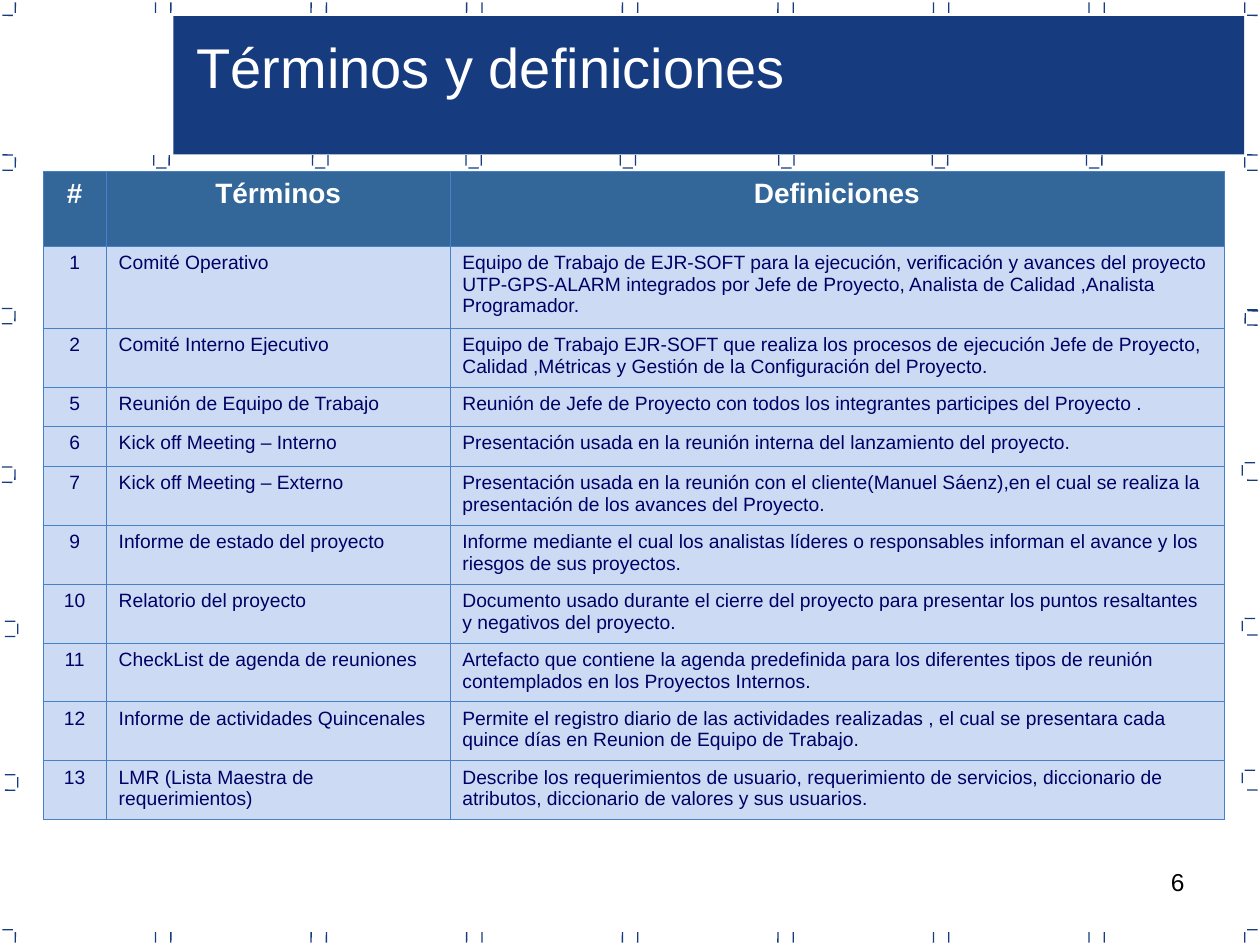
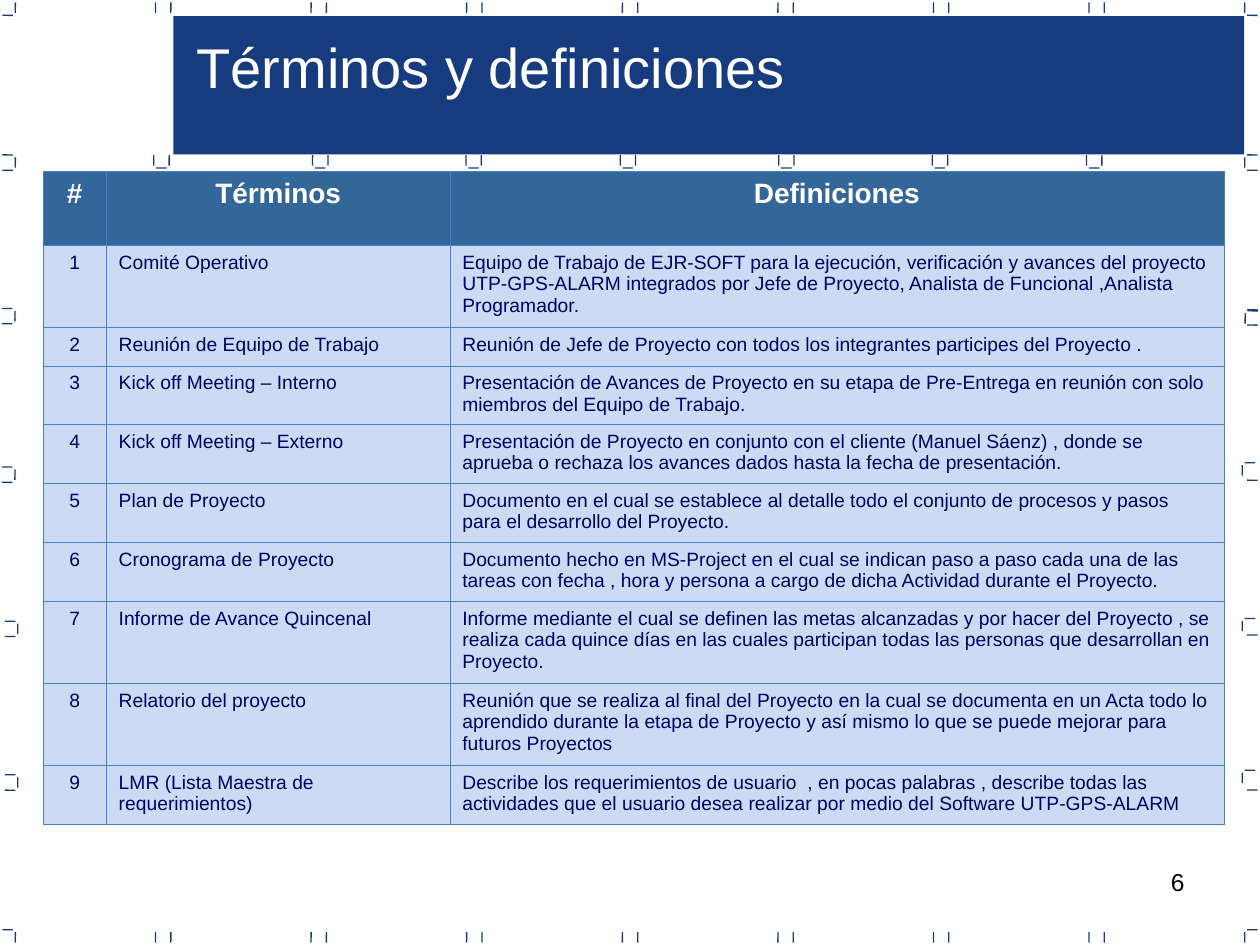
Before and after one commit to lowrider80/UTP-GPS-ALARM, a slide deck: slide 6 of Area_de_Proceso-_PP-PMC/PGPROY_V1.0_2015.ppt. Drawn at 1260x945 pixels with LibreOffice and Linux fonts; fonts in the diff are those of the drawing. Boxes give left, top, right and bottom in pixels: in the first picture for what was removed or moved away, otherwise in the second. Text is boxed around its words. In the diff, an @@ line names an element or a change of style, - is before the commit and + after.

Commit message:
Proceso de Gestion
Proceso de Gestion

```diff
--- a/Area_de_Proceso-_PP-PMC/PGPROY_V1.0_2015.ppt
+++ b/Area_de_Proceso-_PP-PMC/PGPROY_V1.0_2015.ppt
@@ table at [43, 171, 1223, 825] @@
-row 2: 1 | Comité Operativo | Equipo de Trabajo de EJR-SOFT para la ejecución, verificación y avances del proyecto UTP-GPS-ALARM integrados por Jefe de Proyecto, Analista de Calidad ,Analista Programador.
-row 3: 2 | Comité Interno Ejecutivo | Equipo de Trabajo EJR-SOFT que realiza los procesos de ejecución Jefe de Proyecto, Calidad ,Métricas y Gestión de la Configuración del Proyecto.
-row 4: 5 | Reunión de Equipo de Trabajo | Reunión de Jefe de Proyecto con todos los integrantes participes del Proyecto .
-row 5: 6 | Kick off Meeting – Interno | Presentación usada en la reunión interna del lanzamiento del proyecto.
-row 6: 7 | Kick off Meeting – Externo | Presentación usada en la reunión con el cliente(Manuel Sáenz),en el cual se realiza la presentación de los avances del Proyecto.
-row 7: 9 | Informe de estado del proyecto | Informe mediante el cual los analistas líderes o responsables informan el avance y los riesgos de sus proyectos.
-row 8: 10 | Relatorio del proyecto | Documento usado durante el cierre del proyecto para presentar los puntos resaltantes y negativos del proyecto.
-row 9: 11 | CheckList de agenda de reuniones | Artefacto que contiene la agenda predefinida para los diferentes tipos de reunión contemplados en los Proyectos Internos.
-row 10: 12 | Informe de actividades Quincenales | Permite el registro diario de las actividades realizadas , el cual se presentara cada quince días en Reunion de Equipo de Trabajo.
-row 11: 13 | LMR (Lista Maestra de requerimientos) | Describe los requerimientos de usuario, requerimiento de servicios, diccionario de atributos, diccionario de valores y sus usuarios.
+row 2: 1 | Comité Operativo | Equipo de Trabajo de EJR-SOFT para la ejecución, verificación y avances del proyecto UTP-GPS-ALARM integrados por Jefe de Proyecto, Analista de Funcional ,Analista Programador.
+row 3: 2 | Reunión de Equipo de Trabajo | Reunión de Jefe de Proyecto con todos los integrantes participes del Proyecto .
+row 4: 3 | Kick off Meeting – Interno | Presentación de Avances de Proyecto en su etapa de Pre-Entrega en reunión con solo miembros del Equipo de Trabajo.
+row 5: 4 | Kick off Meeting – Externo | Presentación de Proyecto en conjunto con el cliente (Manuel Sáenz) , donde se aprueba o rechaza los avances dados hasta la fecha de presentación.
+row 6: 5 | Plan de Proyecto | Documento en el cual se establece al detalle todo el conjunto de procesos y pasos para el desarrollo del Proyecto.
+row 7: 6 | Cronograma de Proyecto | Documento hecho en MS-Project en el cual se indican paso a paso cada una de las tareas con fecha , hora y persona a cargo de dicha Actividad durante el Proyecto.
+row 8: 7 | Informe de Avance Quincenal | Informe mediante el cual se definen las metas alcanzadas y por hacer del Proyecto , se realiza cada quince días en las cuales participan todas las personas que desarrollan en Proyecto.
+row 9: 8 | Relatorio del proyecto | Reunión que se realiza al final del Proyecto en la cual se documenta en un Acta todo lo aprendido durante la etapa de Proyecto y así mismo lo que se puede mejorar para futuros Proyectos
+row 10: 9 | LMR (Lista Maestra de requerimientos) | Describe los requerimientos de usuario , en pocas palabras , describe todas las actividades que el usuario desea realizar por medio del Software UTP-GPS-ALARM
```
Also in this commit, not shown: 19 other slides changed, 1 slide added.
